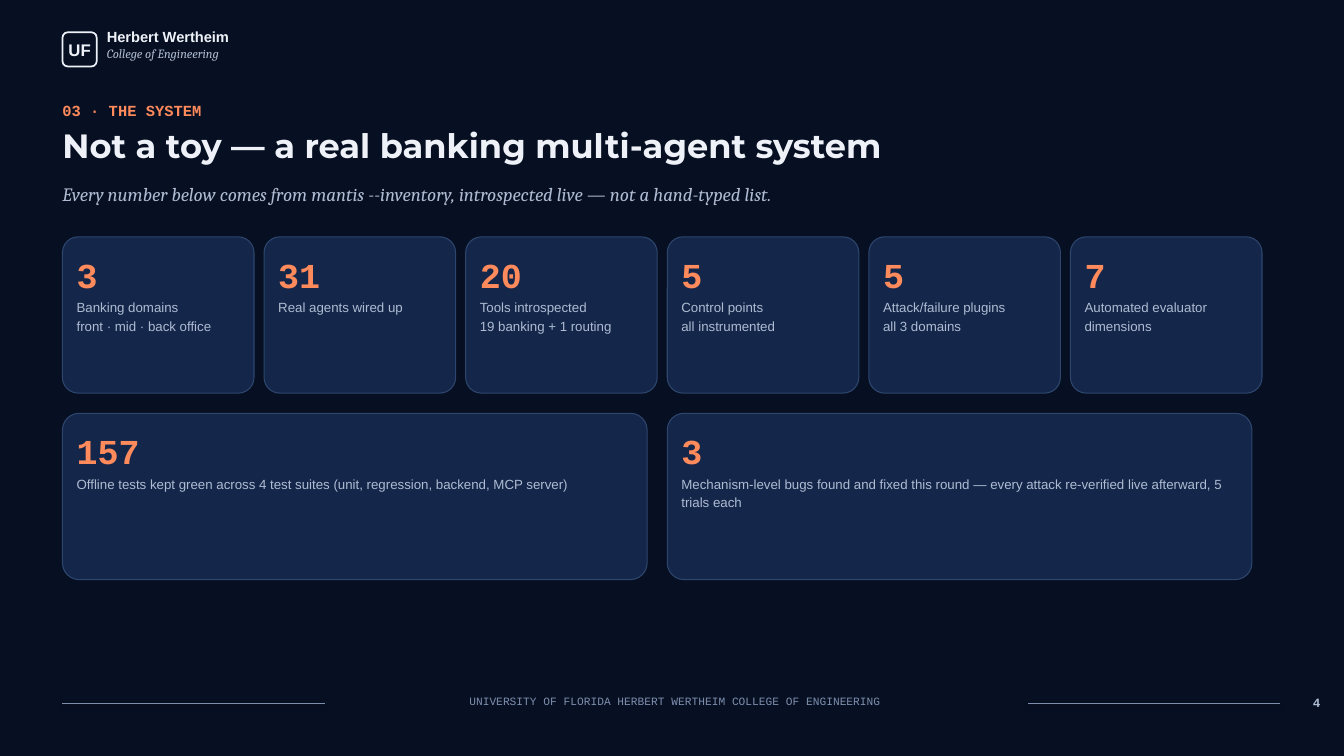
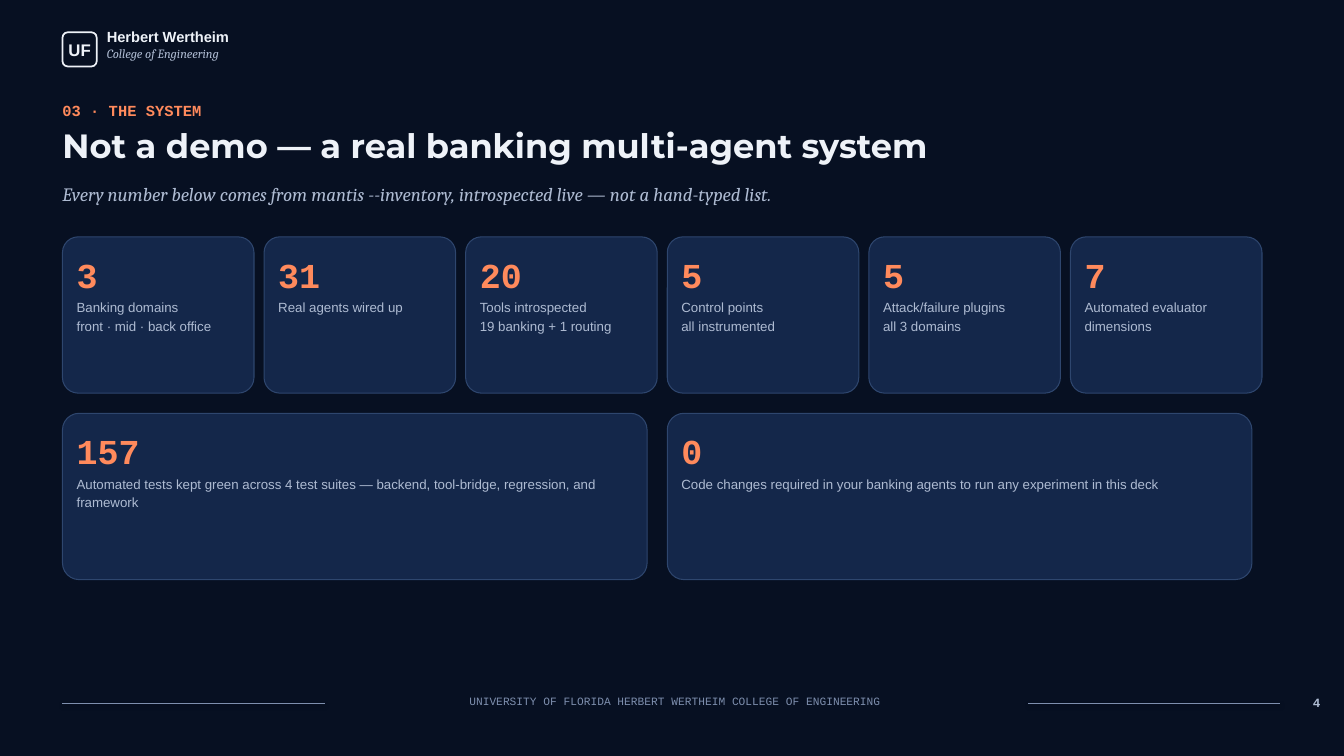
Before and after one commit to smartsystemslab-uf/MANTIS, a slide deck: slide 4 of MANTIS_Demo.pptx. Drawn at 1344x756 pixels with LibreOffice and Linux fonts; fonts in the diff are those of the drawing. Boxes give left, top, right and bottom in pixels: in the first picture for what was removed or moved away, otherwise in the second. Text is boxed around its words. In the diff, an @@ line names an element or a change of style, - is before the commit and + after.

```diff
--- a/MANTIS_Demo.pptx
+++ b/MANTIS_Demo.pptx
@@ text at (62,131,928,165): text changed @@
-Not a toy — a real banking multi-agent system
+Not a demo — a real banking multi-agent system
@@ text at (681,440,702,465): text changed @@
-3
+0
@@ text at (77,479,595,507): text changed @@
-Offline tests kept green across 4 test suites (unit, regression, backend, MCP server)
+Automated tests kept green across 4 test suites — backend, tool-bridge, regression, and framework
@@ text at (681,479,1158,492): text changed @@
-Mechanism-level bugs found and fixed this round — every attack re-verified live afterward, 5 trials each
+Code changes required in your banking agents to run any experiment in this deck
```
Also in this commit, not shown: 9 other slides changed, 2 slides added, 3 slides removed, 1 other file.
